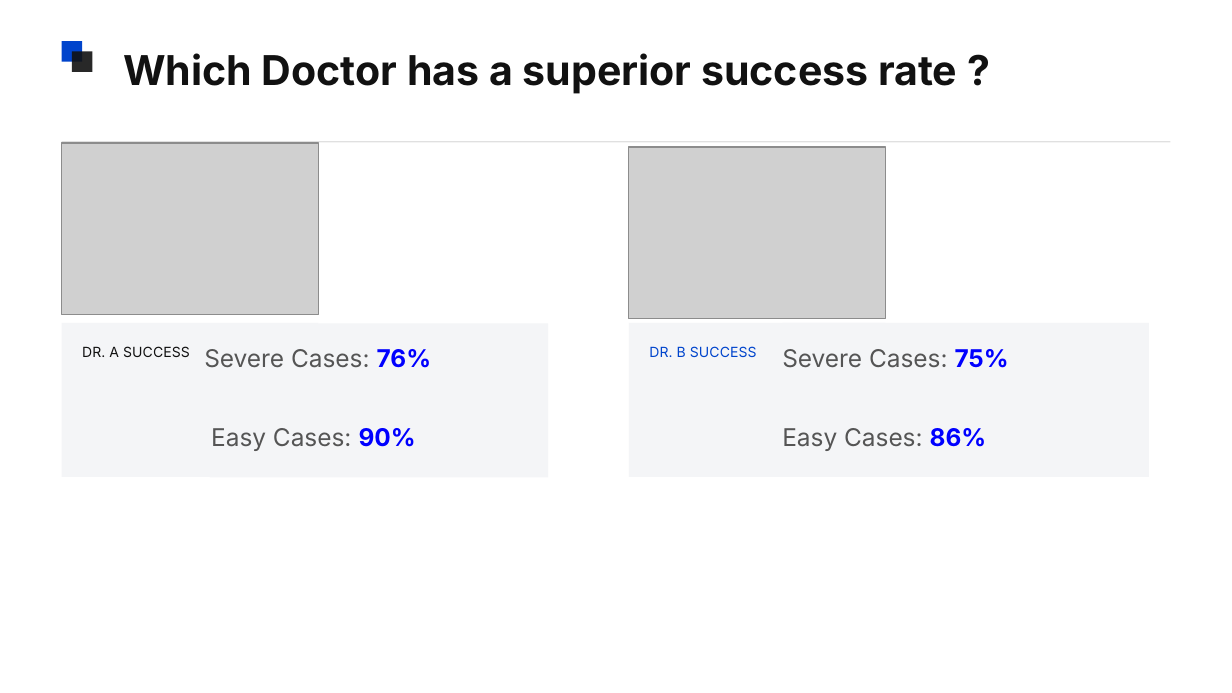
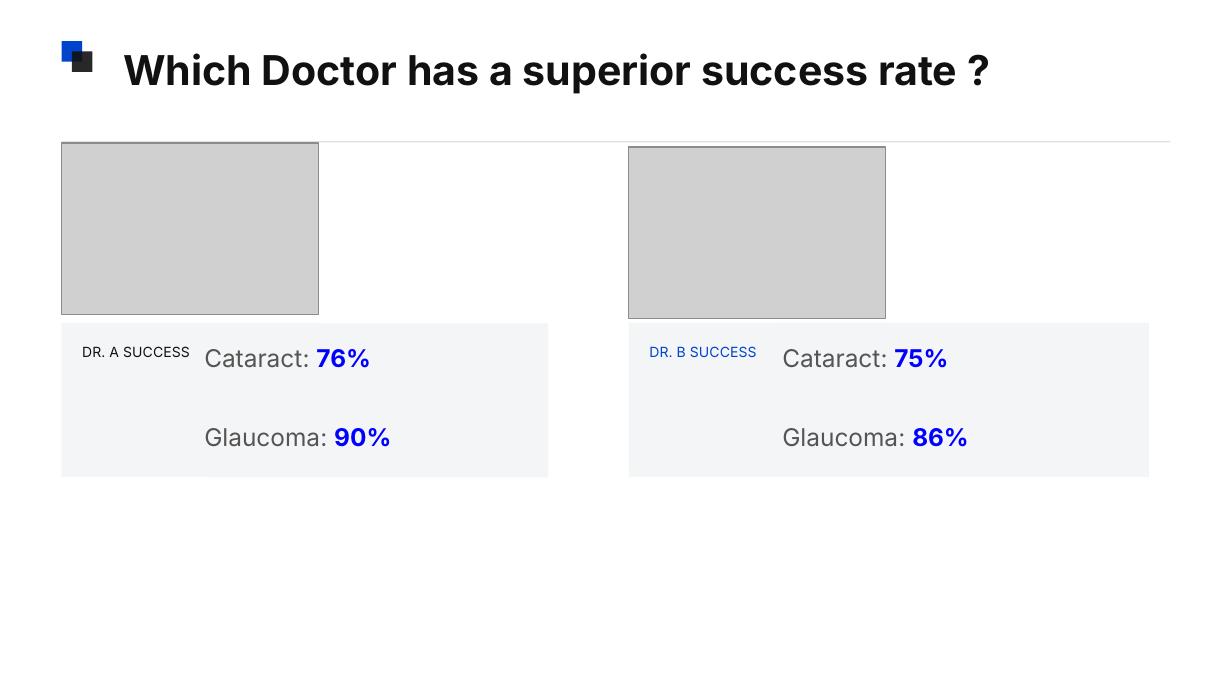
Before and after one commit to brinda-25/workshop, a slide deck: slide 3 of Day2/Data_Science_Interview_Mastery.pptx. Drawn at 1232x693 pixels with LibreOffice and Linux fonts; fonts in the diff are those of the drawing; grey boxes stand for pictures. Boxes give left, top, right and bottom in pixels: in the first picture for what was removed or moved away, otherwise in the second. Text is boxed around its words. In the diff, an @@ line names an element or a change of style, - is before the commit and + after.

Commit message:
fixed typos in ppt and reran notebooks

```diff
--- a/Day2/Data_Science_Interview_Mastery.pptx
+++ b/Day2/Data_Science_Interview_Mastery.pptx
@@ text at [204, 349, 391, 447]: text changed @@
-Severe Cases: 76%
-Easy Cases: 90%
+Cataract: 76%
+Glaucoma: 90%
@@ text at [782, 349, 969, 447]: text changed @@
-Severe Cases: 75%
-Easy Cases: 86%
+Cataract: 75%
+Glaucoma: 86%
```
Also in this commit, not shown: 2 other slides changed, 4 other files.
